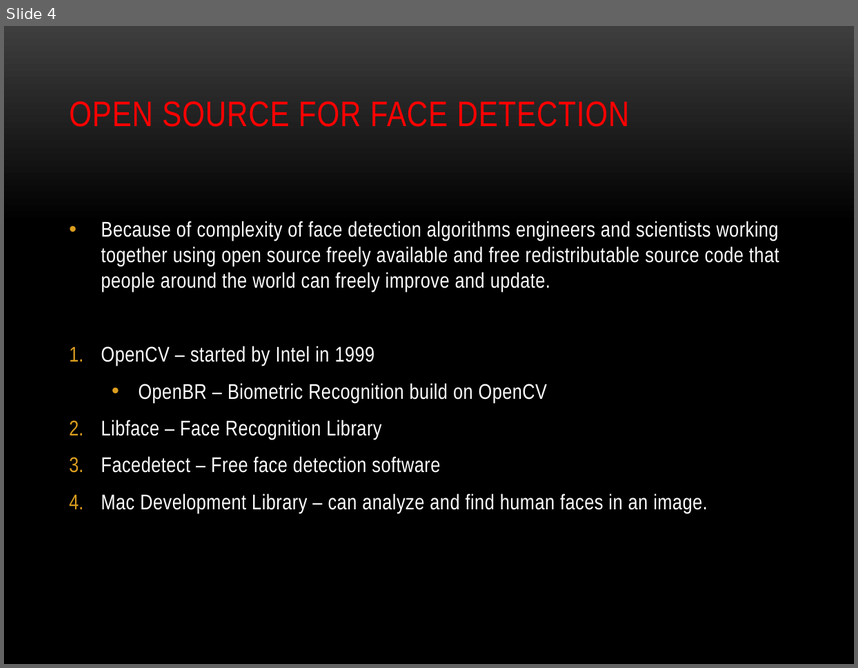
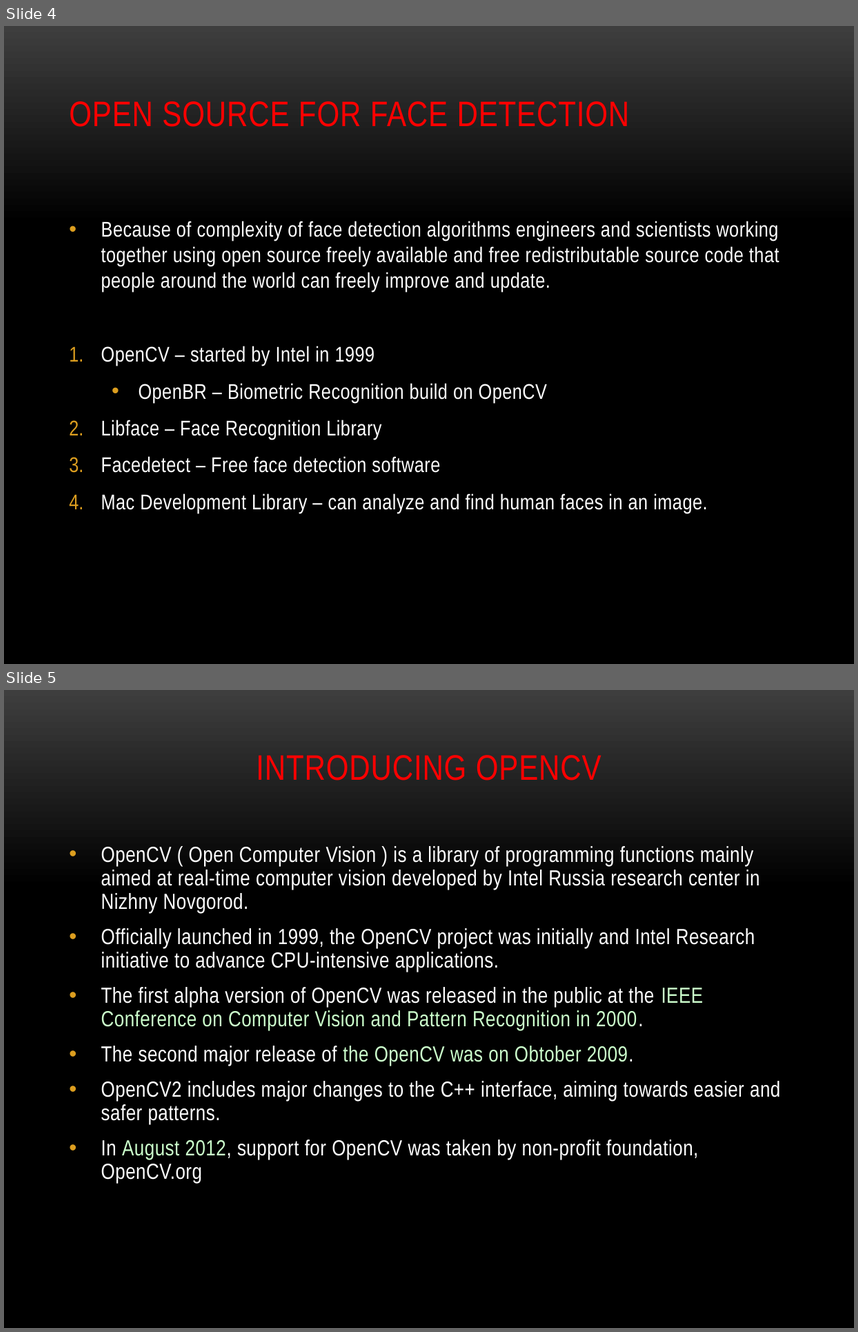
Before and after one commit to RickyXwang/FaceD, a slide deck: Final/Final-Presentation.pptx. Shown one above the other, each under a label of ours: slide 4 before the commit, slides 4 and 5 after it. The pictures are 858x668 and 858x1332 pixels, drawn with LibreOffice and Linux fonts; fonts in the diff are those of the drawing; background and template pictures are left out. Boxes give left, top, right and bottom in pixels: in the first picture for what was removed or moved away, otherwise in the second. Text is boxed around its words. In the diff, an @@ line names an element or a change of style, - is before the commit and + after.

Commit message:
OpenCV Introduction

```diff
--- a/Final/Final-Presentation.pptx
+++ b/Final/Final-Presentation.pptx
@@ slide 5 added at (4, 690, 854, 1328), background picture (left out) @@
@@ title added at (256, 755, 602, 780), 30 pt, text #FF0000 @@
+INTRODUCING OPENCV
@@ text added at (101, 846, 780, 1183), 18.5 pt, text #FFFFFF @@
+• OpenCV ( Open Computer Vision ) is a library of programming functions mainly aimed at real-time computer vision developed by Intel Russia research center in Nizhny Novgorod.
+• Officially launched in 1999, the OpenCV project was initially and Intel Research initiative to advance CPU-intensive applications.
+• The first alpha version of OpenCV was released in the public at the IEEE Conference on Computer Vision and Pattern Recognition in 2000.
+• The second major release of the OpenCV was on Obtober 2009.
+• OpenCV2 includes major changes to the C++ interface, aiming towards easier and safer patterns.
+• In August 2012, support for OpenCV was taken by non-profit foundation, OpenCV.org
```
Also in this commit, not shown: 1 slide changed, 1 other slide added.
